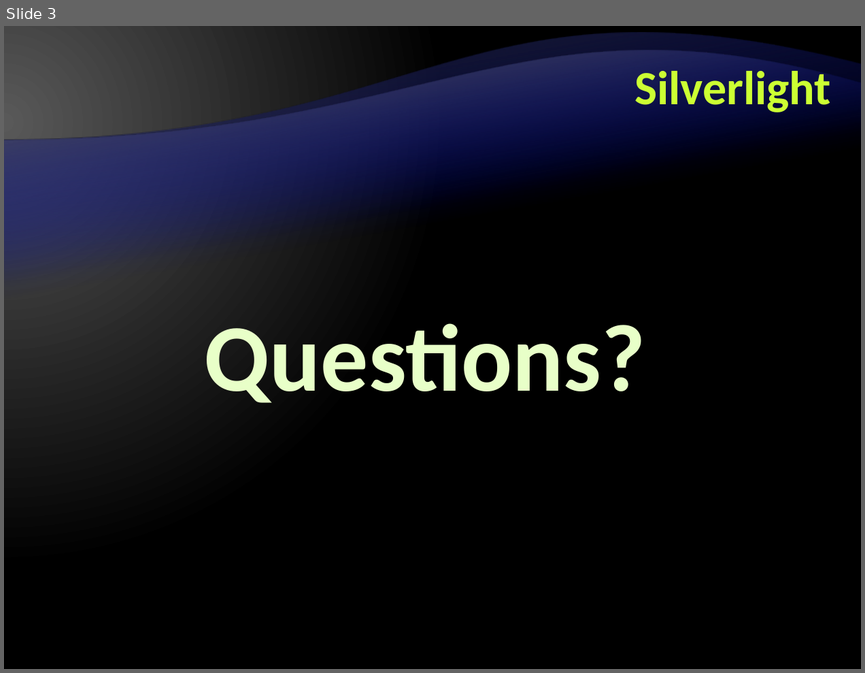
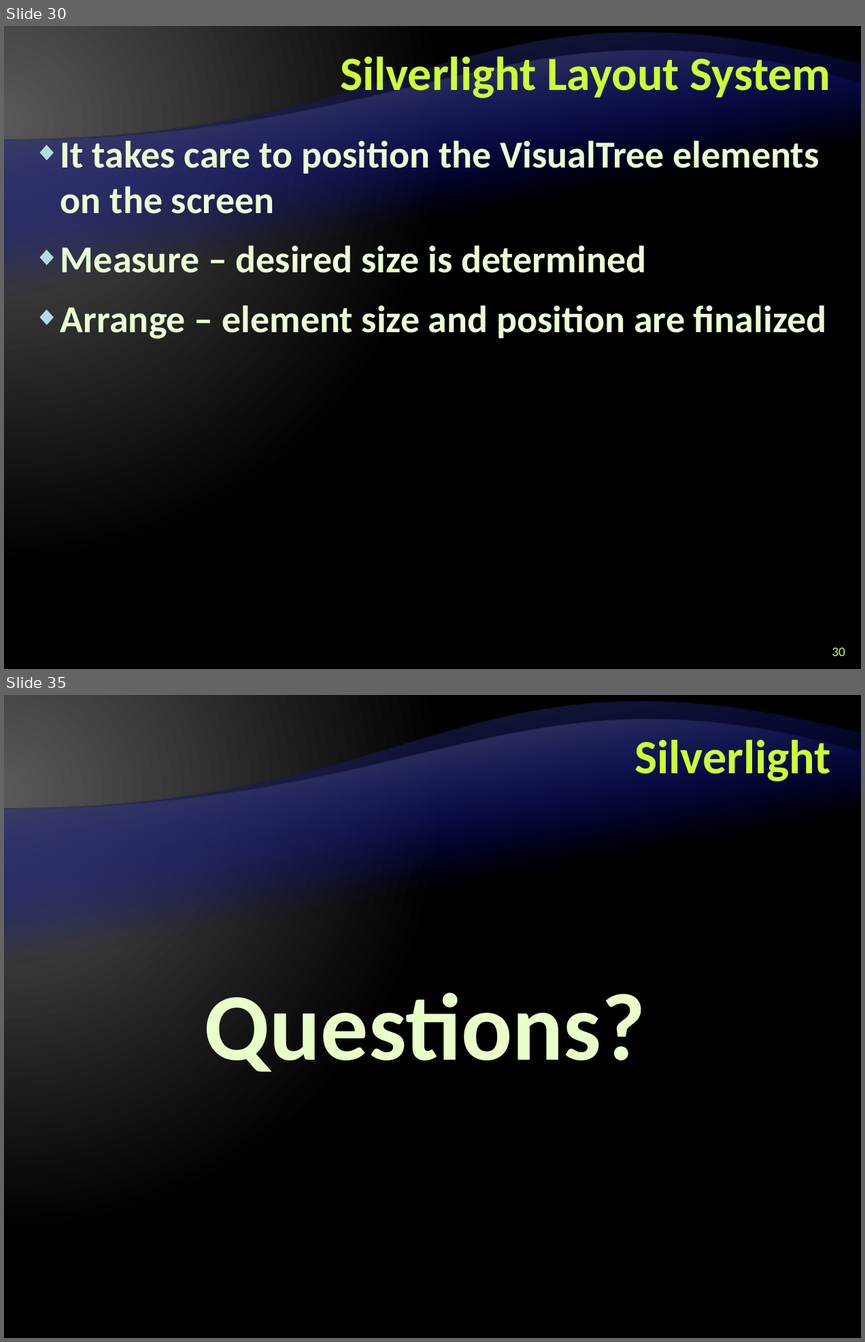
Before and after one commit to Graveheart/aspnetcourse, a slide deck: lectures/12. Silverlight.pptx. Shown one above the other, each under a label of ours: slide 3 before the commit, slides 30 and 35 after it; the slides between them are not shown. The pictures are 865x673 and 865x1342 pixels, drawn with LibreOffice and Linux fonts; fonts in the diff are those of the drawing; background and template pictures are left out. Boxes give left, top, right and bottom in pixels: in the first picture for what was removed or moved away, otherwise in the second. Text is boxed around its words. In the diff, an @@ line names an element or a change of style, - is before the commit and + after.

```diff
--- a/lectures/12. Silverlight.pptx
+++ b/lectures/12. Silverlight.pptx
@@ slide 30 added at bbox=[4, 26, 861, 669], background gradient #595959 to #000000; not listed: 2 template elements that a slide beside it also shows @@
@@ title added at bbox=[340, 50, 831, 101], 40 pt, text #CCFF33, bold @@
+Silverlight Layout System
@@ text added at bbox=[60, 140, 827, 339], 32 pt, text #EBFFD2, bold @@
+◆ It takes care to position the VisualTree elements on the screen
+◆ Measure – desired size is determined
+◆ Arrange – element size and position are finalized
@@ page number added at bbox=[832, 647, 844, 656], 11 pt, text #CCFF66 @@
+30
@@ what was slide 3 is now slide 35 @@
```
Also in this commit, not shown: 1 slide changed, 32 other slides added, 1 slide removed, 2 other files.
